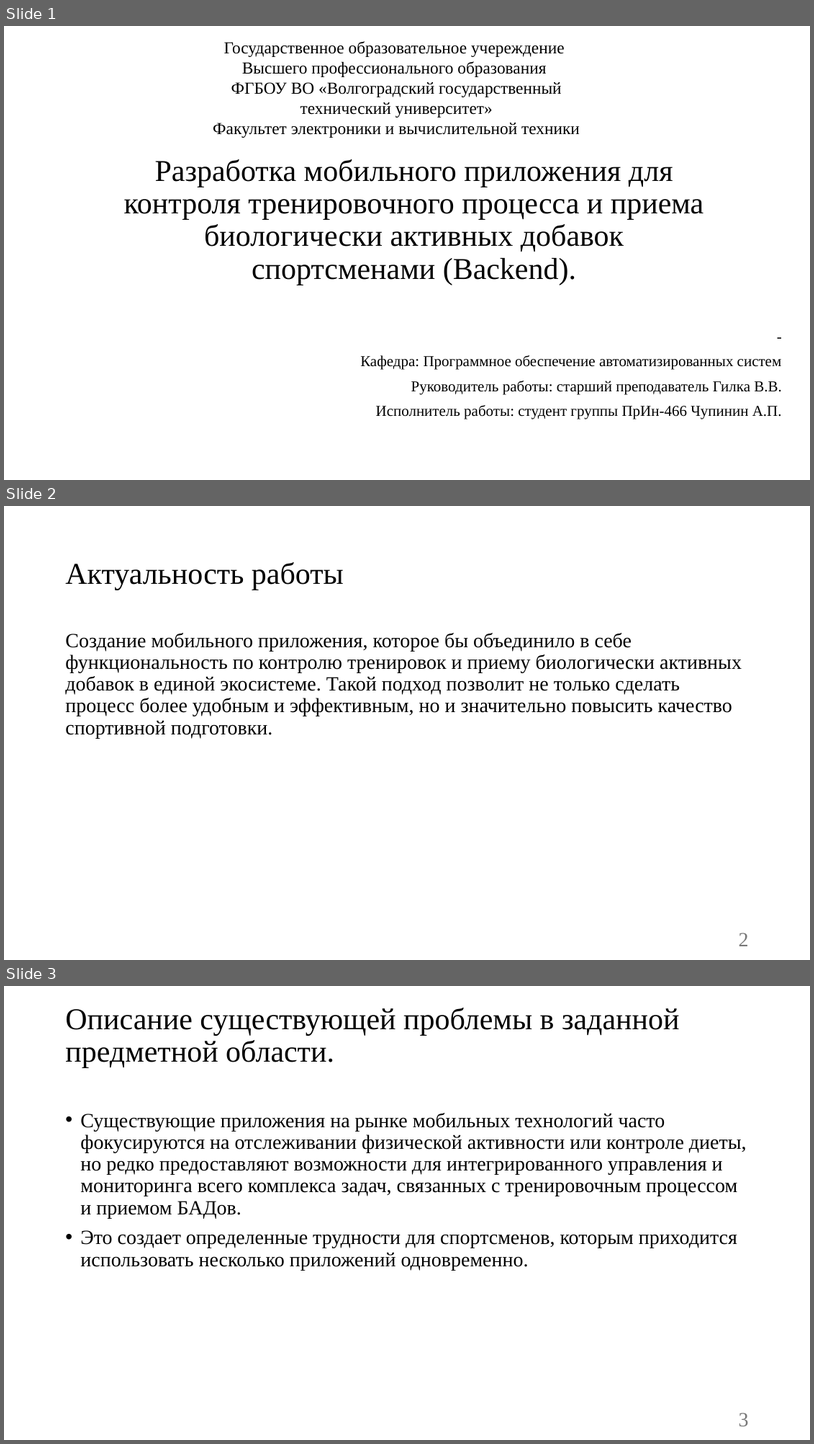
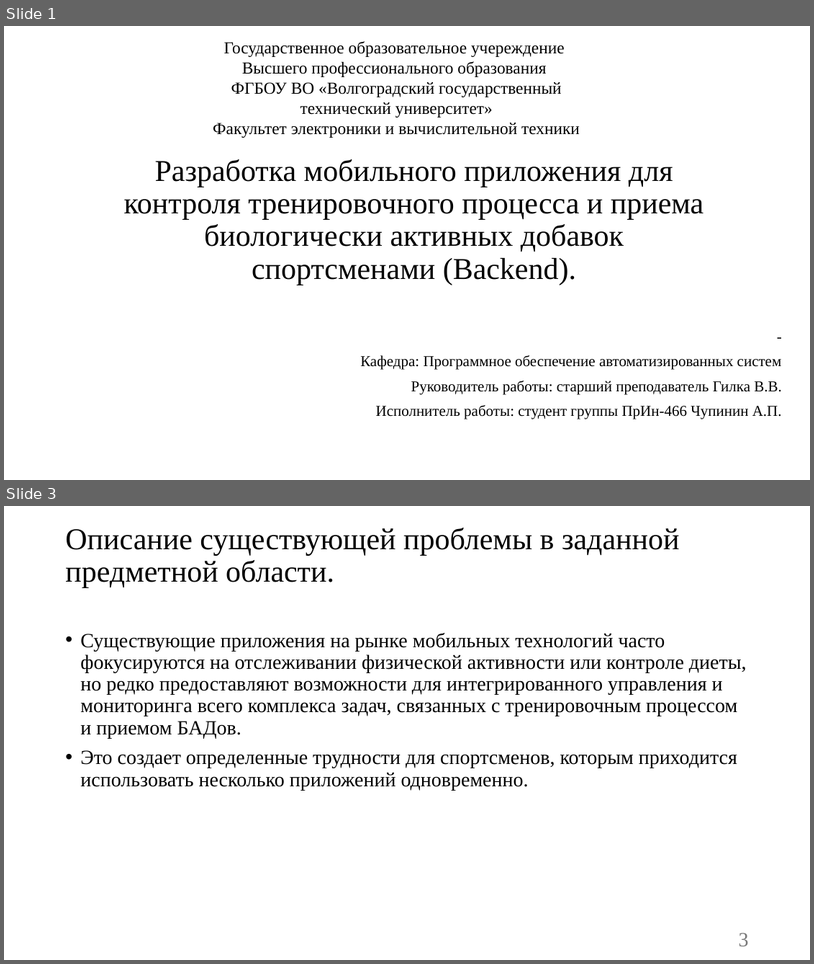
Before and after one commit to vadimgilka/SportApp, a slide deck: Documentation/Documentation Backend/Презентация-Чупинин-Антон-Павлович.pptx. Shown one above the other, each under a label of ours: slides 1, 2 and 3 before the commit, slides 1 and 3 after it; the slides between them are not shown. The pictures are 814x1444 and 814x964 pixels, drawn with LibreOffice and Linux fonts; fonts in the diff are those of the drawing. Boxes give left, top, right and bottom in pixels: in the first picture for what was removed or moved away, otherwise in the second. Text is boxed around its words. In the diff, an @@ line names an element or a change of style, - is before the commit and + after.

```diff
--- a/Documentation/Documentation Backend/Презентация-Чупинин-Антон-Павлович.pptx
+++ b/Documentation/Documentation Backend/Презентация-Чупинин-Антон-Павлович.pptx
@@ slide 2 removed at [4,506,810,960], background #FFFFFF @@
@@ title removed at [65,562,344,590] @@
-Актуальность работы
@@ text removed at [65,633,742,738] @@
-Создание мобильного приложения, которое бы объединило в себе функциональность по контролю тренировок и приему биологически активных добавок в единой экосистеме. Такой подход позволит не только сделать процесс более удобным и эффективным, но и значительно повысить качество спортивной подготовки.
@@ page number removed at [739,932,749,946] @@
-2
```
Also in this commit, not shown: 7 slides changed, 6 slides added.
